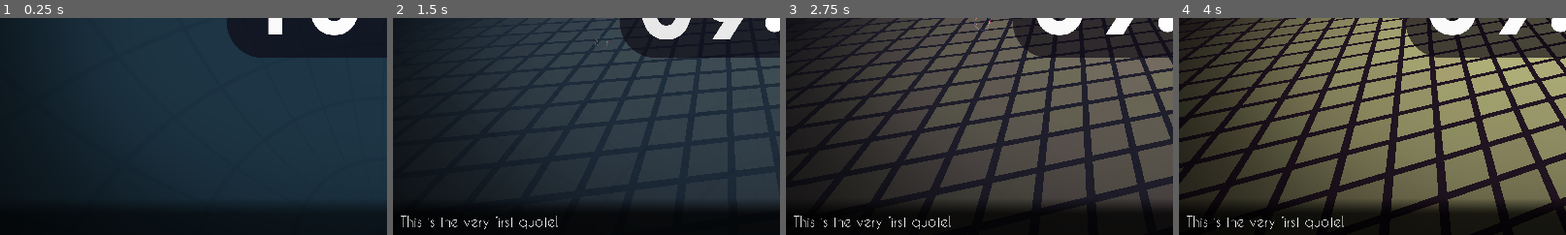
Above: before the commit, frames 1-4 (left to right).
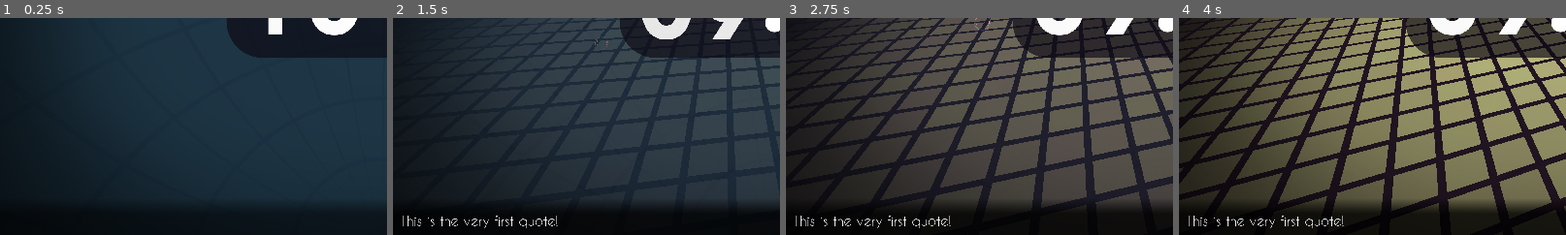
Above: after the commit, the same moments.

Repository: Tralexium/FA2021Countdown
Game: Godot game, scene res://Scenes/Main.tscn
Same seed, same stepped clock (60 frames per second), same inputs: the game is played once before the commit and once after it. Sound files missing from this copy of the repository are replaced by a short silence.
Inputs (mouse positions are % of the whole screen's width and height, from its top left):
- Up to frame 1 (0.25 s): no input
- Up to frame 2 (1.5 s): move the mouse to (72, 45) at 0.52 s; click (72, 45) at 0.67 s; move the mouse to (30, 55) at 1.27 s; click (30, 55) at 1.42 s
- Up to frame 3 (2.75 s): move the mouse to (60, 28) at 2.02 s; click (60, 28) at 2.17 s
- Up to frame 4 (4 s): move the mouse to (45, 70) at 2.77 s; click (45, 70) at 2.92 s; move the mouse to (80, 65) at 3.52 s; click (80, 65) at 3.67 s
The pictures show only the part of the screen within x 1-51%, y 50-100%; the shares and areas given below are measured in that part.

The runs differ from the first frame. In frame 2, 0.4% of the frame differs, in the area x 2-43%, y 91-98%; in frame 3, 0.4%; in frame 4, 0.4%.

Commit message:
Added crushers to the InfoBar

Diff:
--- a/Scenes/Main.gd
+++ b/Scenes/Main.gd
@@ -41,9 +41,6 @@
 
 	nTween.interpolate_property(nDiscoFloor, "opacity", 0.0, 1.0, 5.0, Tween.TRANS_SINE, Tween.EASE_IN)
 	nTween.start()
-
-	yield(get_tree().create_timer(5.0), "timeout")
-	nInfoBar.add_custom_text(["Hello, this is a force quote!"])
 
 
 # DEBUG
--- a/Scenes/UI/InfoBar.gd
+++ b/Scenes/UI/InfoBar.gd
@@ -2,24 +2,26 @@
 
 export(float) var fade_time := 1.0  # how long it takes to fade in/out
 export(float) var bar_fade_sep := 0.3  # fading separation between the dark bar and text
+export(float) var text_scroll_amnt := 200.0  # how much should the quote scroll when fading in
 export(float) var text_duration := 3.0  # how long should the text last before switching
 export(float) var idle_duration := 2.0  # how long to wait before showing the next text
+export(float) var crusher_move_dur := 1.5  # how long it takes for the crusher to go off screen
 export(int) var string_length_threshold := 100  # at what text length the text starts scrolling
-export(int) var fact_frequency := 4  # after how many common quotes does a fact show up?
+export(int) var fact_frequency := 1  # after how many common quotes does a fact show up?
 
 signal fading_in
 signal faded_out
 
 var paused := true
 var current_quote_id := 0
-var current_fact_id := 0
 var quote_updates := 0
 var remaining_quotes := 0
 var current_strings : Array = [] setget set_current_strings
+var crusher_id := -1 setget set_crusher_id
 var common_quote_list := [
 	[
 		"This is the very first quote!",
-		"And this is the continuation of the last quote!",
+#		"And this is the continuation of the last quote!",
 	],
 	["Wait now we have a third? How deep is this rabbit hole?"],
 	["Ok this is getting a bit excessive, can we slow down for a moment?"],
@@ -27,21 +29,43 @@
 	["I lost track already, is number 7?"],
 ]
 var fun_fact_list := [
-	["Did you know that pigeons are gluttons?"],
-	["Hey! Who stole my can of Heinz Beanz?"],
-	["klhjaGdfklhjdfgklghb :)"],
+	[
+		"Dribix is the father figure of the Crushers, which were first featured in 'I Wanna Maker'  ",
+		"However, at very early stage of the game, they used to look like this  ",
+	],
+	["There are currently over 10,000 published 'I Wanna be the Guy' fangames!"],
+	["The Q kills you in fangames because it is an upside down cherry."],
+	[
+		"Hi Kale, hope you are doing well.",
+		"Could you PLEASE play Boshy again? :)"
+	],
+	["The original 'I Wanna Kill the Kamilia' got released over 10 years ago."],
+	["Did you know? PlasmaNapkin released 'I Wanna Buy Balloons and Let Them Go' on May 15th, 2020!"],
+	[
+		"Mastermaxify's Mayumushi clear clip has amassed over 100k views.",
+		"Currently, it is the most viewed fangame moment on Twitch!"
+	],
 ]
 var forced_quotes := []
 
 onready var nBar := $Bar
 onready var nLabel := $Label
+onready var nCrusher := $Crusher
 onready var nTween := $Tween
 
 
 func _ready() -> void:
 	nBar.self_modulate.a = 0
 	nLabel.self_modulate.a = 0
+	nCrusher.self_modulate.a = 0
 	fade_next()
+
+
+func _process(delta: float) -> void:
+	if crusher_id < 0:
+		return
+
+	nLabel.margin_right = max(nCrusher.rect_position.x, 0)
 
 
 func fade_next() -> void:
@@ -71,6 +95,12 @@
 	quote_updates += 1
 
 
+func set_crusher_id(new_frame: int) -> void:
+	crusher_id = new_frame
+	if new_frame > -1 and new_frame < nCrusher.texture.frames:
+		nCrusher.texture.current_frame = new_frame
+
+
 func _get_next_quote() -> void:
 	# Goto the next quote, if it's over the last one then loop back
 	self.current_strings = common_quote_list[current_quote_id]
@@ -79,18 +109,19 @@
 
 
 func _get_next_fact() -> void:
-	# Goto the next fact, if it's over the last one then loop back
-	self.current_strings = fun_fact_list[current_fact_id]
-	current_fact_id = (current_fact_id + 1) % fun_fact_list.size()
-	nLabel.self_modulate = Color.coral * Color(1, 1, 1, nLabel.self_modulate.a)
+	# Goto the next fact until empty
+	self.current_strings = fun_fact_list.pop_front()
+	if "Dribix" in current_strings[0]:
+		nLabel.self_modulate = Color.hotpink * Color(1, 1, 1, nLabel.self_modulate.a)
+		crusher_id = 0
+	else:
+		nLabel.self_modulate = Color.skyblue * Color(1, 1, 1, nLabel.self_modulate.a)
 
 
 func _get_next_forced_quote() -> void:
 	# Goto the next forced quote until empty
 	self.current_strings = forced_quotes.pop_front()
-	current_quote_id = (current_quote_id + 1) % common_quote_list.size()
 	nLabel.self_modulate = Color.whitesmoke * Color(1, 1, 1, nLabel.self_modulate.a)
-	quote_updates -= 1  # Forced quotes shouldn't affect the order of hard coded quotes!
 
 
 func _fade_in_next() -> void:
@@ -104,7 +135,7 @@
 		nTween.interpolate_property(nBar, "self_modulate:a", 0, 1, fade_time, Tween.TRANS_QUART, Tween.EASE_OUT)
 		if forced_quotes.empty() == false:
 			_get_next_forced_quote()
-		elif quote_updates > 0 and quote_updates % fact_frequency == 0:
+		elif quote_updates > 0 and quote_updates % fact_frequency == 0 && fun_fact_list.empty() == false:
 			_get_next_fact()
 		else:
 			_get_next_quote()
@@ -113,12 +144,41 @@
 		var _size = current_strings.size() - 1
 		nLabel.text = current_strings[_size - remaining_quotes]
 
-	nTween.interpolate_property(nLabel, "rect_position:x", 200, 32, fade_time, Tween.TRANS_QUART, Tween.EASE_OUT, _bar_fade_sep)
+	# Yield to update the rect size of the label
+	yield(get_tree().create_timer(0.01), "timeout")
+	if crusher_id > -1:
+		nCrusher.rect_position.x = nLabel.margin_left + nLabel.rect_size.x + text_scroll_amnt # Align the crusher to the very right of the label
+
+	nTween.interpolate_property(nLabel, "rect_position:x", text_scroll_amnt, 32, fade_time, Tween.TRANS_QUART, Tween.EASE_OUT, _bar_fade_sep)
 	nTween.interpolate_property(nLabel, "self_modulate:a", 0, 1, fade_time, Tween.TRANS_QUART, Tween.EASE_OUT, _bar_fade_sep)
+	if crusher_id > -1:
+		nTween.interpolate_property(nCrusher, "rect_position:x", nCrusher.rect_position.x, nCrusher.rect_position.x - text_scroll_amnt, fade_time, Tween.TRANS_QUART, Tween.EASE_OUT, _bar_fade_sep)
+		nTween.interpolate_property(nCrusher, "self_modulate:a", 0, 1, fade_time, Tween.TRANS_QUART, Tween.EASE_OUT, _bar_fade_sep)
 	nTween.start()
 
 	yield(get_tree().create_timer(text_duration + fade_time + _bar_fade_sep), "timeout")
-	_fade_out()
+	if crusher_id > -1:
+		_move_cursher()
+	else:
+		_fade_out()
+
+
+func _move_cursher() -> void:
+	nLabel.clip_text = true  # Allow the cursher to "crush" the text
+	self.crusher_id += 1
+	nTween.interpolate_property(nCrusher, "rect_position:x", nCrusher.rect_position.x, -100, crusher_move_dur, Tween.TRANS_SINE, Tween.EASE_IN)
+	nTween.start()
+
+	yield(get_tree().create_timer(crusher_move_dur + 0.1), "timeout")
+	self.crusher_id += 1
+	nLabel.self_modulate = Color("42cafd")
+	nLabel.self_modulate.a = 0
+	nCrusher.self_modulate.a = 0
+	if crusher_id > 3:
+		crusher_id = -1
+		_fade_out()
+	else:
+		_after_fade_out()
 
 
 func _fade_out() -> void:
@@ -126,8 +186,12 @@
 	if remaining_quotes == 0:
 		nTween.interpolate_property(nBar, "self_modulate:a", 1, 0, fade_time, Tween.TRANS_QUART, Tween.EASE_IN)
 	nTween.start()
+	yield(get_tree().create_timer(fade_time), "timeout")
+	_after_fade_out()
 
-	yield(get_tree().create_timer(fade_time), "timeout")
+
+func _after_fade_out() -> void:
+	nLabel.clip_text = false  # restore clip text in case it was switched off by a crusher
 	if remaining_quotes > 0:
 		_fade_in_next()
 	else:
--- a/Scenes/UI/InfoBar.tscn
+++ b/Scenes/UI/InfoBar.tscn
@@ -1,7 +1,11 @@
-[gd_scene load_steps=6 format=2]
+[gd_scene load_steps=11 format=2]
 
 [ext_resource path="res://Assets/Fonts/CaviarDreams.ttf" type="DynamicFontData" id=1]
 [ext_resource path="res://Scenes/UI/InfoBar.gd" type="Script" id=2]
+[ext_resource path="res://Assets/og_crusher.png" type="Texture" id=3]
+[ext_resource path="res://Assets/og_crusher_left.png" type="Texture" id=4]
+[ext_resource path="res://Assets/crusher.png" type="Texture" id=5]
+[ext_resource path="res://Assets/crusher_left.png" type="Texture" id=6]
 
 [sub_resource type="Gradient" id=1]
 offsets = PoolRealArray( 0.580645, 1 )
@@ -14,6 +18,17 @@
 [sub_resource type="DynamicFont" id=3]
 size = 34
 font_data = ExtResource( 1 )
+
+[sub_resource type="AnimatedTexture" id=4]
+frames = 4
+fps = 0.0
+frame_0/texture = ExtResource( 5 )
+frame_1/texture = ExtResource( 6 )
+frame_1/delay_sec = 0.0
+frame_2/texture = ExtResource( 3 )
+frame_2/delay_sec = 0.0
+frame_3/texture = ExtResource( 4 )
+frame_3/delay_sec = 0.0
 
 [node name="InfoBar" type="Control"]
 margin_right = 1920.0
@@ -37,9 +52,9 @@
 
 [node name="Label" type="Label" parent="."]
 margin_left = 32.0
-margin_top = 31.0
-margin_right = 708.0
-margin_bottom = 95.0
+margin_top = 29.0
+margin_right = 704.0
+margin_bottom = 93.0
 custom_colors/font_color = Color( 1, 1, 1, 1 )
 custom_fonts/font = SubResource( 3 )
 text = "The brown fox jumped over the lazy dog"
@@ -48,4 +63,16 @@
 "_edit_use_anchors_": false
 }
 
+[node name="Crusher" type="TextureRect" parent="."]
+margin_left = 680.0
+margin_top = 39.0
+margin_right = 728.0
+margin_bottom = 87.0
+rect_pivot_offset = Vector2( 24, 24 )
+texture = SubResource( 4 )
+expand = true
+__meta__ = {
+"_edit_use_anchors_": false
+}
+
 [node name="Tween" type="Tween" parent="."]
Binary file added: Assets/crusher.png
Not shown, added: Assets/crusher.png.import
Binary file added: Assets/crusher_left.png
Not shown, added: Assets/crusher_left.png.import
Binary file added: Assets/og_crusher.png
Not shown, added: Assets/og_crusher.png.import
Binary file added: Assets/og_crusher_left.png
Not shown, added: Assets/og_crusher_left.png.import
